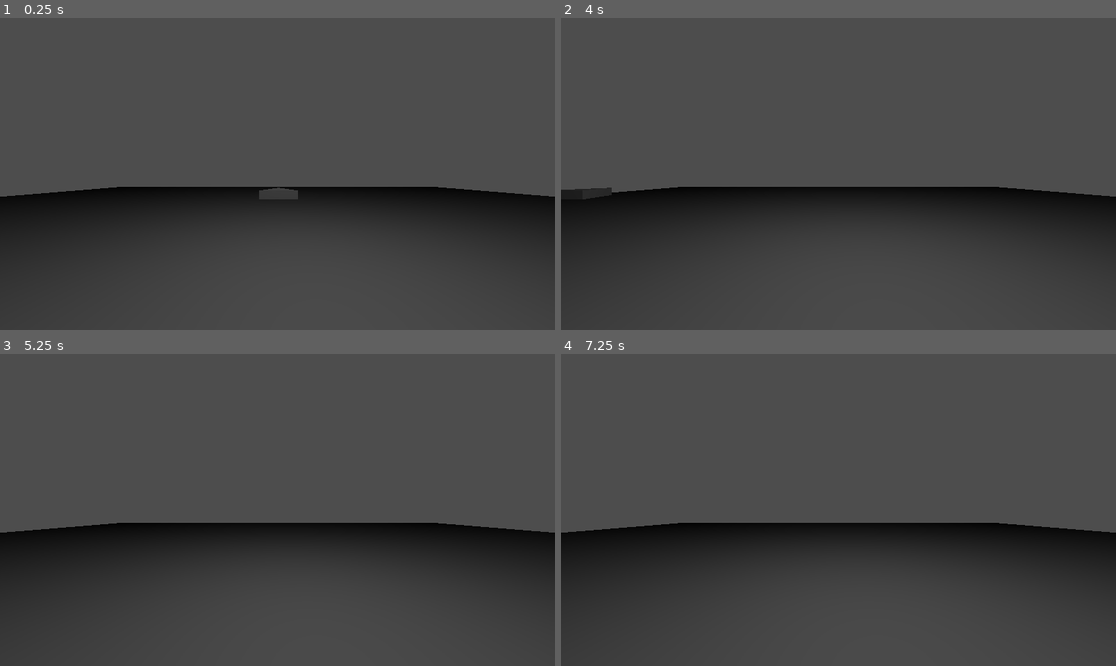
Above: before the commit, frames 1-4 (two rows, left to right).
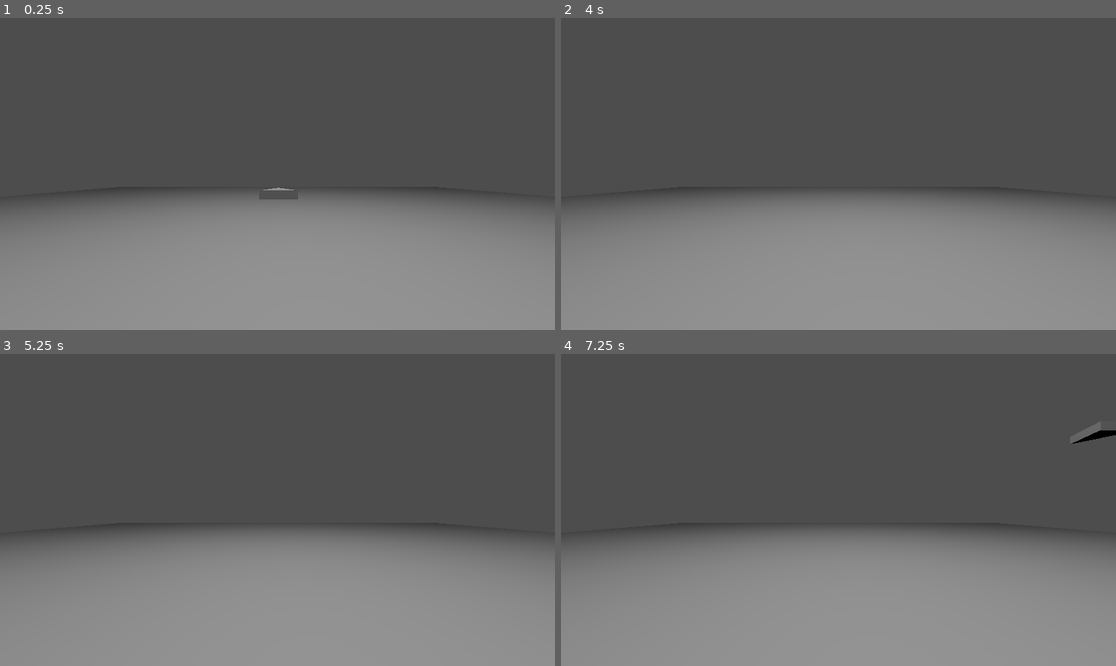
Above: after the commit, the same moments.

Repository: fredchien3/20-game-challenge
Game: Godot game, scene res://main/main.tscn
The game is run twice, just before and just after one commit, with the same random seed, the same clock (stepped at 60 frames per second) and the same inputs.
Inputs:
- Up to frame 1 (0.25 s): no input
- Up to frame 2 (4 s): tap Enter at 0.5, 2.75 s; hold D (move_right, bound only after the commit) 0.53-1.28 s; hold S (move_down) 1.28-2.03 s; tap Space at 2, 3.5 s; hold D (move_right, bound only after the commit) 2.03-2.78 s; hold W (move_up) 2.78-3.53 s; hold A (move_left) from 3.53 s (still down)
- Up to frame 3 (5.25 s): tap Enter at 5 s; release A (move_left) at 5.03 s; hold S (move_down) from 5.03 s (still down)
- Up to frame 4 (7.25 s): release S (move_down) at 5.78 s; hold D (move_right, bound only after the commit) 5.78-6.53 s; hold W (move_up) from 6.53 s (still down)

The runs differ from the first frame. In frame 1, 45% of the frame differs, in the area x 0-100%, y 54-100%; in frame 2, 45%; in frame 3, 45%; in frame 4, 45%, in the area x 0-100%, y 21-100%.

Commit message:
Fix Ship movement and add smoothing

Diff:
--- a/8--star-fox/main/main.tscn
+++ b/8--star-fox/main/main.tscn
@@ -23,8 +23,9 @@
 transform = Transform3D(0.99999994, 0, 0, 0, 1, 0, 0, 0, 0.99999994, -0.02683115, 1.4803143, 5.128376)
 
 [node name="OmniLight3D" type="OmniLight3D" parent="." unique_id=1181589040]
-transform = Transform3D(1, 0, 0, 0, 1, 0, 0, 0, 1, 0.47375154, 4.4371715, 3.0044518)
-omni_range = 37.035
+transform = Transform3D(1, 0, 0, 0, 1, 0, 0, 0, 1, 0.47375154, 10.437172, 3.0044518)
+light_energy = 10.0
+omni_range = 4096.0
 
 [node name="RigidBody3D" parent="." unique_id=1793206369 instance=ExtResource("1_53q0u")]
 transform = Transform3D(1, 0, 0, 0, 1, 0, 0, 0, 1, 0, 1, 0)
--- a/8--star-fox/project.godot
+++ b/8--star-fox/project.godot
@@ -32,7 +32,7 @@
 "events": [Object(InputEventKey,"resource_local_to_scene":false,"resource_name":"","device":-1,"window_id":0,"alt_press …(191 unchanged characters)…
 ]
 }
-rigt={
+move_right={
 "deadzone": 0.2,
 "events": [Object(InputEventKey,"resource_local_to_scene":false,"resource_name":"","device":-1,"window_id":0,"alt_press …(192 unchanged characters)…
 ]
--- a/8--star-fox/ship/ship.gd
+++ b/8--star-fox/ship/ship.gd
@@ -1,8 +1,8 @@
 extends CharacterBody3D
 
 # How fast the player moves in meters per second.
-@export var speed = 14
-# The downward acceleration when in the air, in meters per second squared.
+@export var speed = 0.5
+var brake_speed = speed * 0.5
 
 var target_velocity = Vector3.ZERO
 
@@ -19,14 +19,11 @@
 	if Input.is_action_pressed("move_down"):
 		direction.y -= 1
 
-	if direction != Vector3.ZERO:
-		direction = direction.normalized()
-		# Setting the basis property will affect the rotation of the node.
-		#$Pivot.basis = Basis.looking_at(direction)
+	target_velocity.x += direction.x * speed
+	target_velocity.y += direction.y * speed
 
-	target_velocity.x = direction.x * speed
-	target_velocity.z = direction.z * speed
 
-	# Moving the Character
+	target_velocity = target_velocity.move_toward(Vector3.ZERO, brake_speed)
+
 	velocity = target_velocity
 	move_and_slide()
--- a/8--star-fox/ship/ship.tscn
+++ b/8--star-fox/ship/ship.tscn
@@ -4,7 +4,9 @@
 
 [sub_resource type="PrismMesh" id="PrismMesh_ojhhw"]
 
-[sub_resource type="BoxShape3D" id="BoxShape3D_jgjpc"]
+[sub_resource type="CapsuleShape3D" id="CapsuleShape3D_jgjpc"]
+radius = 0.46923828
+height = 1.3017578
 
 [node name="RigidBody3D" type="CharacterBody3D" unique_id=1151312854]
 collision_layer = 0
@@ -15,5 +17,5 @@
 mesh = SubResource("PrismMesh_ojhhw")
 
 [node name="CollisionShape3D" type="CollisionShape3D" parent="." unique_id=631609764]
-transform = Transform3D(1, 0, 0, 0, 0.16870824, 0, 0, 0, 1, 0, 0, 0)
-shape = SubResource("BoxShape3D_jgjpc")
+transform = Transform3D(1, 0, 0, 0, -4.371139e-08, 1, 0, -1, -4.371139e-08, 0, 6.339005e-09, 0.14501953)
+shape = SubResource("CapsuleShape3D_jgjpc")
